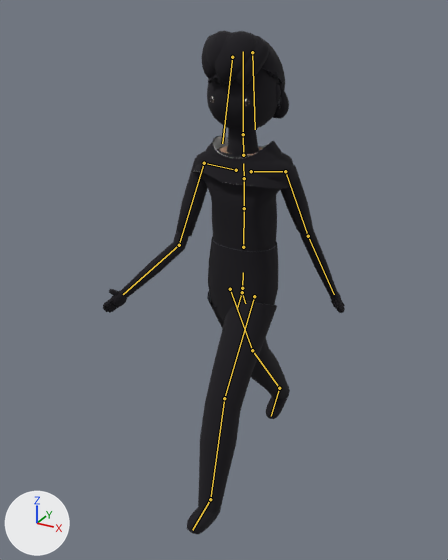
A saved change to the FBX model unity/KatsushikaCampusDays/Assets/Models/Characters/student_m/student_m.fbx.
Before and after are seen from a 50 mm lens placed at (0.917, -1.82, 1.745), pointed at (-0.076, -0.014, 0.842). Lighting does not change. The marker at lower left points along +X, +Y and +Z. The older version comes first. Both versions are drawn at frame 16 of the action 'Armature|Walk'; the numbers are the values there. The bones that change, and the others that lie on the model, are drawn over the model as lines.

Names of what the first picture shows: 'student_m', 'student_m_outline'.
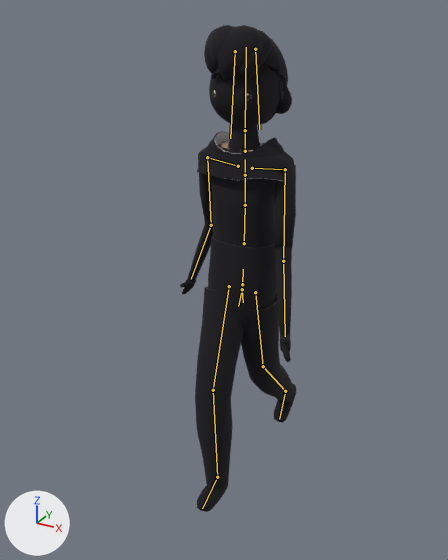
Changed parts and their boxes [x1, y1, x2, y2] in the pictures (448 x 560 px):
'student_m_outline', posed (51% narrower): before [103, 30, 345, 534]; after [180, 25, 297, 512]
'student_m', posed (mostly hidden): before [193, 69, 284, 307]; after [206, 63, 286, 311]
bone 'Hips', root to tip: before (242, 288) to (243, 272); after (242, 284) to (243, 269)
bone 'Spine', root to tip: before (243, 247) to (244, 208); after (244, 243) to (245, 205)
bone 'Chest', root to tip: before (244, 208) to (244, 178); after (245, 205) to (245, 175)
bone 'UpperChest', root to tip: before (244, 178) to (243, 163); after (245, 175) to (245, 159)
bone 'Neck', root to tip: before (243, 155) to (243, 134); after (245, 151) to (245, 130)
bone 'Head', root to tip: before (243, 134) to (243, 51); after (245, 130) to (246, 47)
bone 'HairBack', root to tip: before (252, 52) to (255, 129); after (255, 49) to (259, 129)
bone 'LeftUpperArm', root to tip: before (285, 171) to (308, 236); after (285, 169) to (283, 261)
bone 'LeftLowerArm', root to tip: before (308, 236) to (334, 294); after (283, 261) to (285, 336)
bone 'RightUpperArm', root to tip: before (204, 163) to (179, 245); after (207, 157) to (211, 225)
bone 'RightLowerArm', root to tip: before (179, 245) to (123, 294); after (211, 225) to (191, 279)
bone 'LeftUpperLeg', root to tip: before (254, 296) to (224, 398); after (255, 292) to (263, 366)
bone 'LeftLowerLeg', root to tip: before (224, 398) to (210, 499); after (263, 366) to (285, 391)
bone 'LeftFoot', root to tip: before (210, 499) to (192, 530); after (285, 391) to (279, 419)
bone 'RightUpperLeg', root to tip: before (230, 289) to (252, 350); after (229, 286) to (213, 390)
bone 'RightLowerLeg', root to tip: before (252, 350) to (279, 388); after (213, 390) to (217, 477)
bone 'RightFoot', root to tip: before (279, 388) to (271, 416); after (217, 477) to (202, 508)

The change in detail:
Bone 'Hips' (bone_hips) moves from (-0.007, -0.055, 0.0) to (-0.007, -0.042, 0.0).
Bone 'Hips' (bone_hips) turns from (0, -4, -1) to (0, 4, -2) degrees about its own x, y and z.
Bone 'Spine' (bone_spine) turns from (2, 3, 1) to (2, -3, 1) degrees about its own x, y and z.
Bone 'Chest' (bone_chest) turns from (1, 2, 0) to (1, -2, 0) degrees about its own x, y and z.
Bone 'UpperChest' (bone_upperchest) turns from (1, 2, 0) to (1, -2, 0) degrees about its own x, y and z.
Bone 'Neck' (bone_neck) turns from (-1, -1, 0) to (-2, 1, 0) degrees about its own x, y and z.
Bone 'Head' (bone_head) turns from (-1, -1, 0) to (-2, 1, 0) degrees about its own x, y and z.
Bone 'HairBack' (bone_hairback) turns from (4, 0, 3) to (-2, 0, -3) degrees about its own x, y and z.
Bone 'LeftUpperArm' (bone_leftupperarm) turns from (4, 9, 38) to (-30, -3, 15) degrees about its own x, y and z.
Bone 'LeftLowerArm' (bone_leftlowerarm) turns from (-1, -4, -24) to (-13, -14, -31) degrees about its own x, y and z.
Bone 'RightUpperArm' (bone_rightupperarm) turns from (-37, 8, -11) to (-5, -7, -32) degrees about its own x, y and z.
Bone 'RightLowerArm' (bone_rightlowerarm) turns from (-17, 17, 33) to (-3, 6, 26) degrees about its own x, y and z.
Bone 'LeftUpperLeg' (bone_leftupperleg) turns from (-31, 0, -1) to (15, 0, -2) degrees about its own x, y and z.
Bone 'LeftLowerLeg' (bone_leftlowerleg) turns from (18, 0, 0) to (30, 0, 0) degrees about its own x, y and z.
Bone 'LeftFoot' (bone_leftfoot) turns from (1, -1, -4) to (-5, 3, 1) degrees about its own x, y and z.
Bone 'RightUpperLeg' (bone_rightupperleg) turns from (26, 1, -1) to (-27, -2, -3) degrees about its own x, y and z.
Bone 'RightLowerLeg' (bone_rightlowerleg) turns from (11, 0, 0) to (28, 0, 0) degrees about its own x, y and z.
Bone 'RightFoot' (bone_rightfoot) turns from (-14, -4, -2) to (-1, 1, 5) degrees about its own x, y and z.
